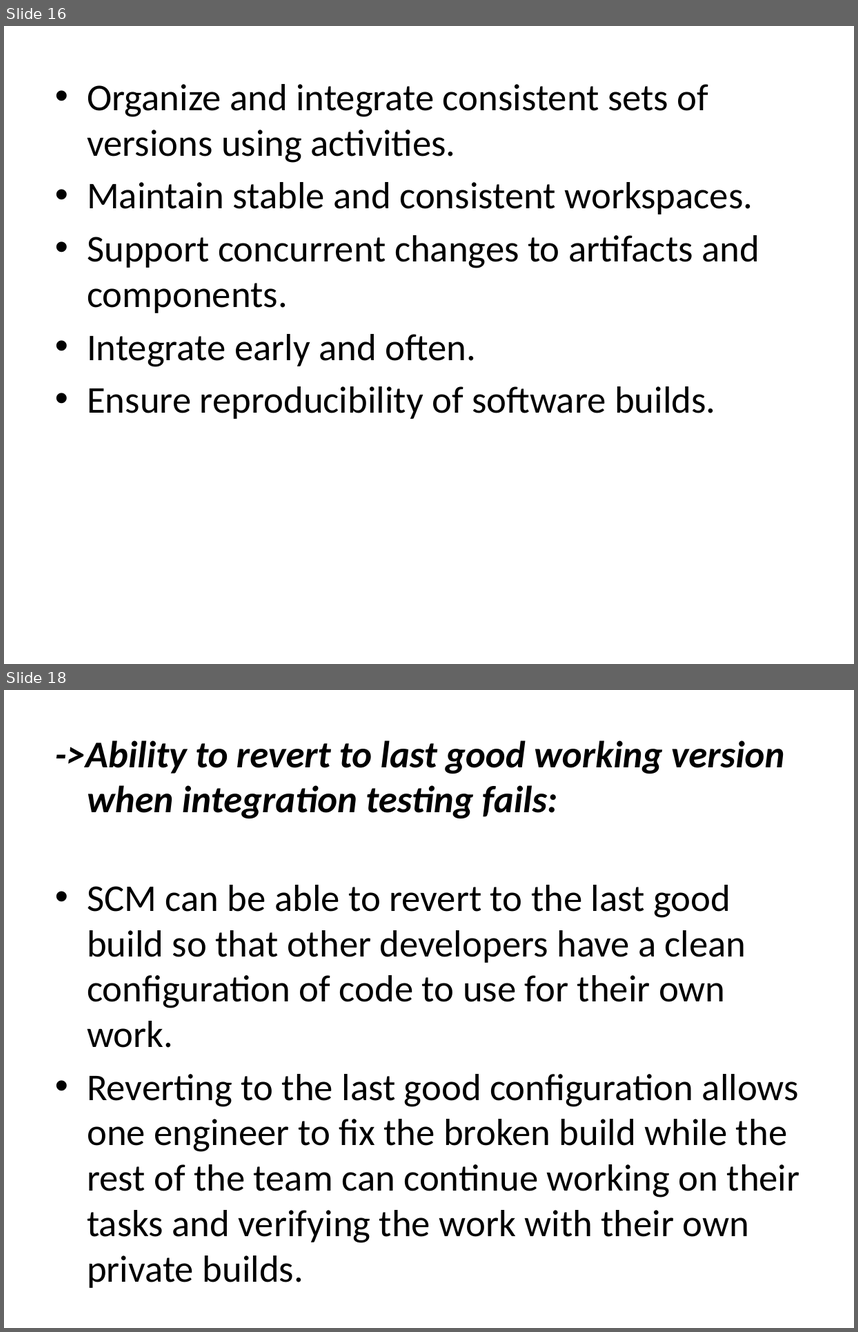
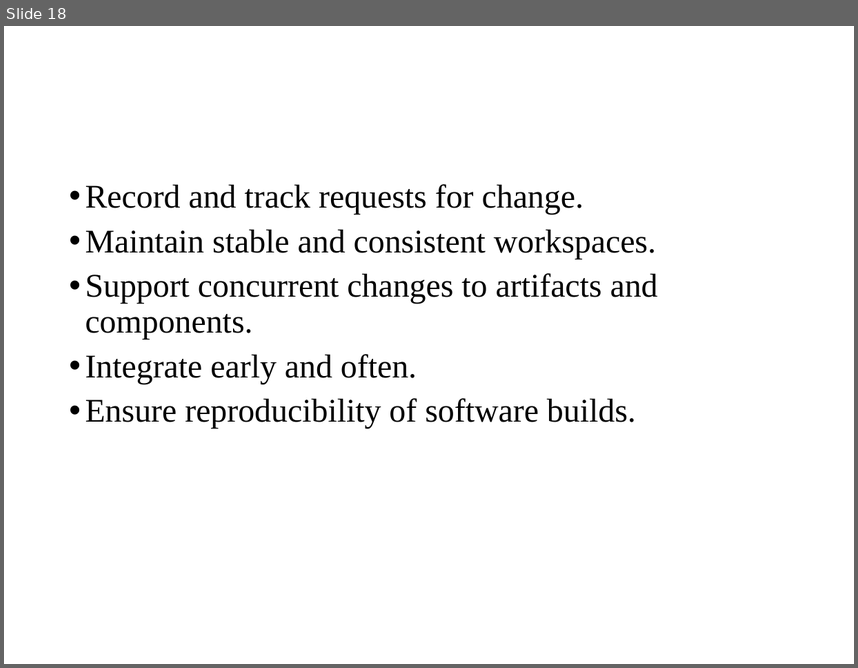
Before and after one commit to suvethaammu/suvethaammu, a slide deck: BEST PRACTICES OF SOTWARE CONFIGURATION MANAGEMENT.pptx. Shown one above the other, each under a label of ours: slides 16 and 18 before the commit, slide 18 after it; the slides between them are not shown. The pictures are 858x1332 and 858x668 pixels, drawn with LibreOffice and Linux fonts; fonts in the diff are those of the drawing. Boxes give left, top, right and bottom in pixels: in the first picture for what was removed or moved away, otherwise in the second. Text is boxed around its words. In the diff, an @@ line names an element or a change of style, - is before the commit and + after.

```diff
--- a/BEST PRACTICES OF SOTWARE CONFIGURATION MANAGEMENT.pptx
+++ b/BEST PRACTICES OF SOTWARE CONFIGURATION MANAGEMENT.pptx
@@ slide 18 removed at box(4, 690, 854, 1328), background #FFFFFF @@
@@ text removed at box(55, 740, 800, 1243) @@
-->Ability to revert to last good working version when integration testing fails:
-• SCM can be able to revert to the last good build so that other developers have a clean configuration of code to use for their own work.
-• Reverting to the last good configuration allows one engineer to fix the broken build while the rest of the team can continue working on their tasks and verifying the work with their own private builds.
@@ what was slide 16 is now slide 18 @@
@@ slide 18 changed as well @@
@@ text "Record and track requests for ...": place and size @@
-text "Record and track requests for ..." at box(87, 84, 760, 419)
+text "Record and track requests for ..." at box(85, 184, 658, 428)
@@ text at box(85, 184, 584, 214): text changed; size 32 to 28 pt; font Calibri to Times New Roman @@
-• Organize and integrate consistent sets of versions using activities.
+• Record and track requests for change.
@@ text at box(85, 229, 658, 428): size 32 to 28 pt, font Calibri to Times New Roman in "Maintain stable and consistent workspaces.", "Support concurrent changes to artifacts and components.", "Integrate early and often.", "Ensure reproducibility of software builds."; indent changed; line spacing 1 to 0.9; more space between paragraphs @@
```
Also in this commit, not shown: 8 other slides changed, 11 slides added, 11 other slides removed.
